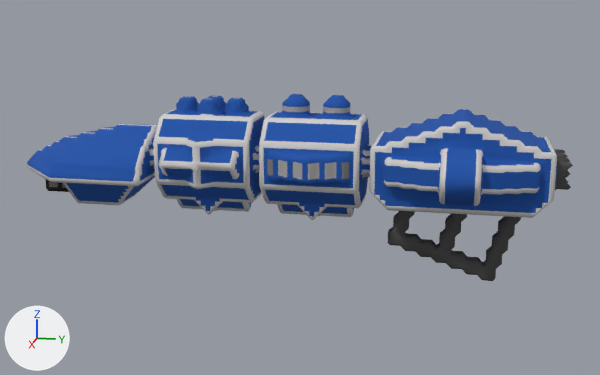
Before and after pictures for a commit that changed the OBJ model src/jsMain/resources/meshes/diadochi-3-charon-class.obj.
One viewpoint serves both versions: a camera (50 mm lens) standing at (157.7, 35.3, -64.8) and looking at (-0.5, 3.7, -104.3). The lights are fixed; the arrows at lower left show +X, +Y and +Z. Where no turn or scale is listed for an object, it has been applied to the vertices.

Script lines for the objects in view, before the commit:
```python
me_diadochi_3_charon_class = bpy.data.meshes.new('diadochi-3-charon-class')
me_diadochi_3_charon_class.from_pydata(...)  # 3599 vertices, 6684 faces; spans x -16.5..16.5, y -54.5..54.5, z -120.7..-85.7
me_diadochi_3_charon_class.materials.append(mat_diadochi_3_charon_class)
ob_diadochi_3_charon_class = bpy.data.objects.new('diadochi-3-charon-class', me_diadochi_3_charon_class)
ob_diadochi_3_charon_class.location = (0.0, 0.0, 0.0)
```
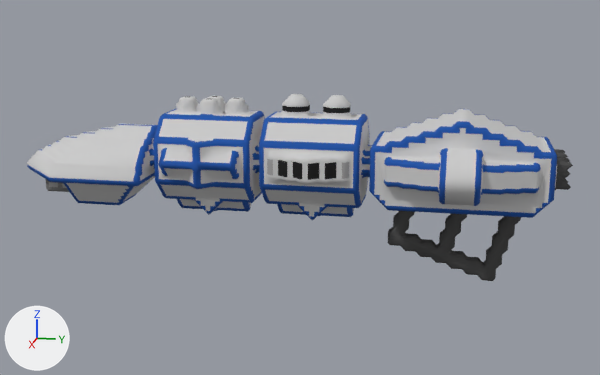
The newer file is also turned or shifted as a whole; pictures and numbers use the older file's frame.

Location of each change, (x1, y1, x2, y2) in pixels of the pictures (600 x 375 px; the box of a moved part takes in the faces that stretch with it):
```json
{"part": 1, "of": "me_diadochi_3_charon_class", "change": "moved or reshaped", "before": [177, 97, 349, 220], "after": [174, 96, 308, 114]}
{"part": 2, "of": "me_diadochi_3_charon_class", "change": "surface changed", "before": [27, 94, 557, 220], "after": [27, 94, 557, 220]}
```

Edits to the scene script, one JSON object a line:
```json
{"block": "me_diadochi_3_charon_class", "where": "# used by ob_diadochi_3_charon_class; location = (0.0, 0.0, 0.0)"}
{"op": "remove", "block": "me_diadochi_3_charon_class", "code": "me_diadochi_3_charon_class.from_pydata(...)  # 3599 vertices, 6684 faces; spans x -16.5..16.5, y -54.5..54.5, z -120.7..-85.7"}
{"op": "add", "block": "me_diadochi_3_charon_class", "code": "me_diadochi_3_charon_class.from_pydata(...)  # 3600 vertices, 6688 faces; spans x -16.5..16.5, y -54.5..54.5, z -120.7..-85.7"}
{"block": "me_diadochi_3_charon_class", "change": "me_diadochi_3_charon_class part 1: 1 vertex moved from x 3.0, y -15.5, z -89.2 to x 2.5, y -16.0, z -89.2; 19 vertices removed from x -9.0..11.0, y -24.0..12.5, z -109.2..-86.2; 17 vertices added at x -10.0..3.5, y -21.0..18.0, z -101.2..-86.2"}
{"block": "me_diadochi_3_charon_class", "change": "me_diadochi_3_charon_class part 2: 5337 kept faces spanning x -16.5..16.5, y -54.5..51.8, z -109.7..-85.7 get new texture (UV) coordinates"}
```
